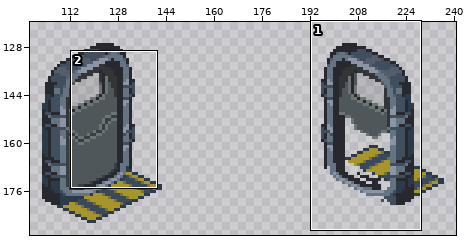
Edited in one commit: pixel-art file (res/tiled/ase/door.ase). Above, an overview of the earlier version with the close-up marked.
Close-up. First the earlier version:
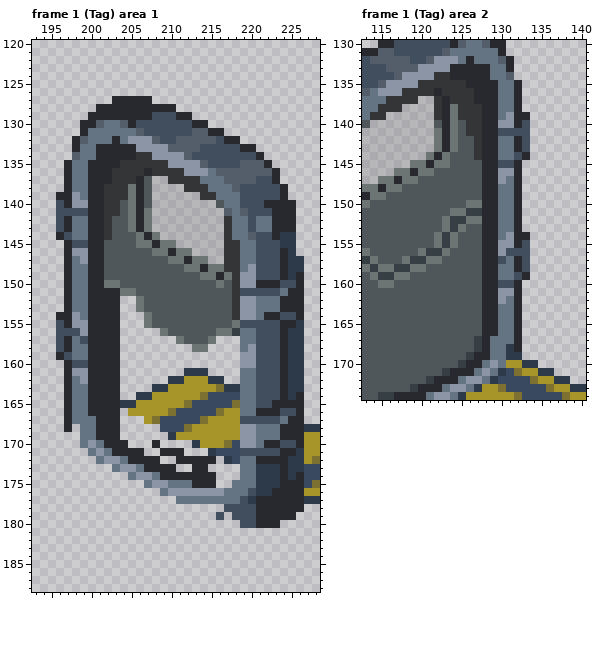
293x313 pixels, 18 frames. Colours within 5 levels of each other are drawn and written as one. Shown: frame 1 (Tag) area 1: x 193..228, y 120..188; frame 1 (Tag) area 2: x 113..140, y 130..174. The wide view leaves out empty margins. The commit also changed other frames or places, which this record leaves out.
And afterwards:
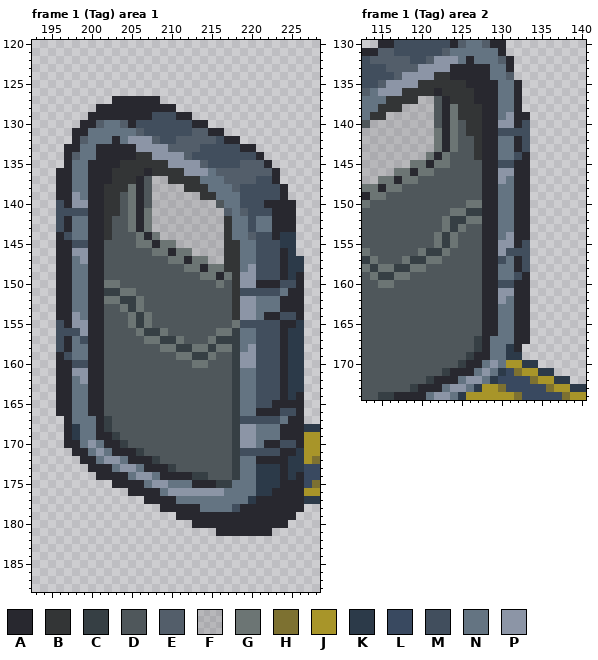
Palette (. is transparent): A #28282f  B #333536  C #363f44  D #4f575b  E #535e6a  F #63636334  G #6c7574  H #7d7131  J #a89529  K #2c3a49  L #394960  M #414e5d  N #647482  P #8c95a6
Changes in this commit:
layer "Group 1/porog" added
Changed rows in their new state; - is an unchanged pixel.
Frame 1 (Tag) area 1, layers "Layer 5", "Group 1/frame", "Group 1/bottom plate":
first column x 208:
127 A
first column x 196:
131 --A------
133 -A-------
134 -A-------
136 A--------
137 A--------
138 A--------
139 --------D
first column x 196:
145 A----------------------------
146 A----------------------------
147 A----------------------------
148 A----------------------------
149 A----------------------------
150 A----------------------------
151 A-----CC---------------------
152 A-----GGCC-------------------
153 A-----DDGC-------------------
154 ------DDDGC------------------
155 ------DDDGC------------------
156 ------DDDDGCC----------------
157 ------DDDDDGGCC-----CCC------
158 ------DDDDDDDGGCC--CGGC------
159 ------DDDDDDDDDGGCCGDDC------
160 A-----DDDDDDDDDDDGGDDDC------
161 A-----DDDDDDDDDDDDDDDDC------
162 A-----DDDDDDDDDDDDDDDDC------
163 A-----DDDDDDDDDDDDDDDDC------
164 A-----DDDDDDDDDDDDDDDDC------
165 A-----DDDDDDDDDDDDDDDDC------
166 A-----DDDDDDDDDDDDDDDDC------
167 ------CDDDDDDDDDDDDDDDC------
168 --K---CDDDDDDDDDDDDDDDC------
169 -AK----CDDDDDDDDDDDDDDC------
170 -AA-----CDDDDDDDDDDDDDC------
171 --AA------CDDDDDDDDDDDC------
172 ---AA-------CDDDDDDDDDC------
173 ----AAA-------CDDDDDDDC------
174 -----AAAA--------CCDDDC------
175 -------AAAA---------CC-------
176 ---------AAAA-----------N----
177 -----------AAAA--------N-----
178 -------------AAAAANNNN-AA----
179 ---------------AAAAAAAAAA----
180 -----------------AAAAAAAA---A
181 --------------------AAAAAAA--
Frame 1 (Tag) area 2, layer "Group 1/frame":
first column x 122:
137 D
138 D
139 D
first column x 133:
145 A
146 A
147 A
148 A
149 A
150 A
151 A
152 A
153 A
first column x 133:
160 A
161 A
162 A
163 A
164 A
165 A
166 A
167 A
Changed places in both close-ups, as pixel boxes (x1, y1, x2, y2):
added: (152, 96, 160, 104)
added: (56, 128, 80, 192)
changed: (120, 192, 128, 200)
changed: (56, 240, 288, 536)
changed: (434, 96, 442, 120)
added: (522, 160, 530, 232)
added: (522, 280, 530, 344)
